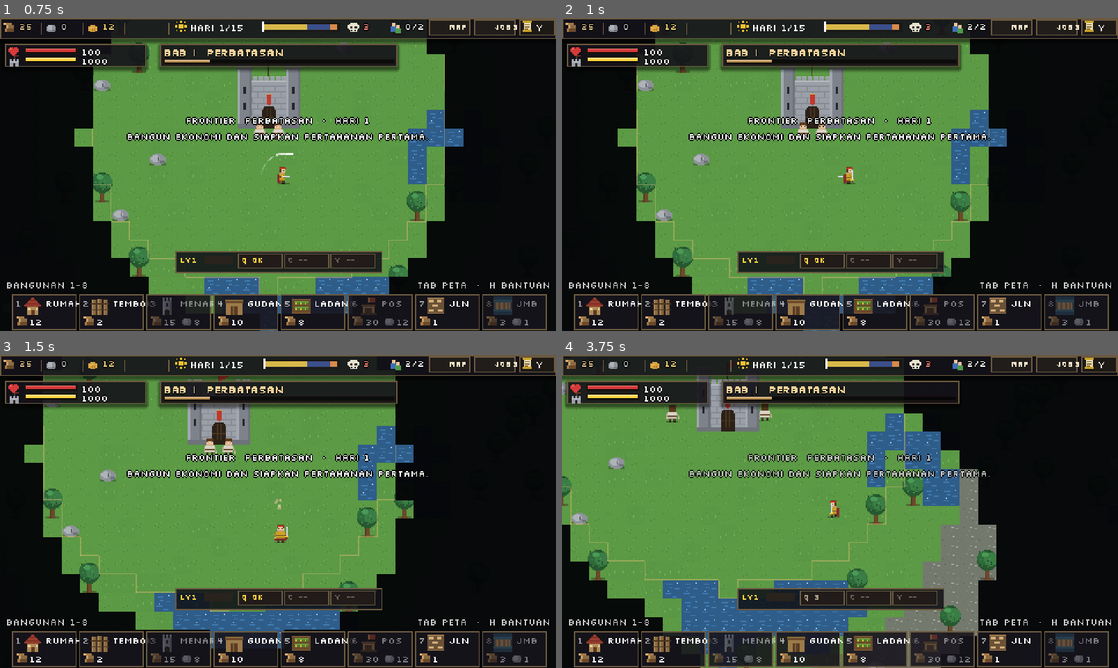
Above: before the commit, frames 1-4 (two rows, left to right).
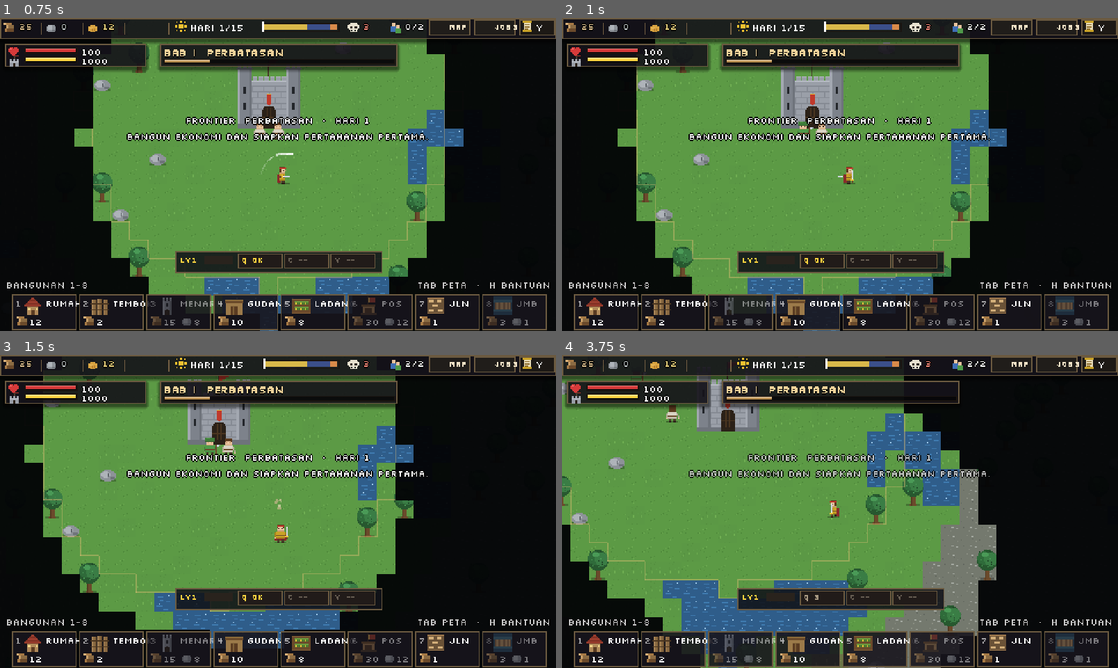
Above: after the commit, the same moments.

Repository: shimleabyte/hold-the-keep
Game: Godot game, scene res://scenes/main.tscn
Two runs of this game, one before a commit and one after it. Both use one fixed random seed, a clock stepped at 60 frames per second and the inputs below.
Inputs (mouse positions are in pixels of both pictures, inside the frame that each line leads up to):
- Up to frame 1 (0.75 s): tap Enter at 0.5 s; move the mouse to (400, 158) at 0.52 s; hold D (move_right) from 0.53 s (still down); tap C (ability_cleave) at 0.6 s; click (400, 158) at 0.67 s
- Up to frame 2 (1 s): keep holding D (move_right); tap Space at 0.77 s
- Up to frame 3 (1.5 s): move the mouse to (166, 527) at 1.27 s; release D (move_right) at 1.28 s; hold S (move_down) from 1.28 s (still down); tap Q (ability_dash) at 1.35 s
- Up to frame 4 (3.75 s): tap Space at 1.52, 3.02 s; move the mouse to (895, 442) at 2.02 s; release S (move_down) at 2.03 s; hold D (move_right) 2.03-2.78 s; tap V (ability_rally) at 2.1 s; move the mouse to (812, 574) at 2.77 s; hold W (move_up) 2.78-3.53 s; tap F (attack) at 2.85 s; click (812, 574) at 2.92 s; move the mouse to (1006, 558) at 3.52 s; hold A (move_left) from 3.53 s (still down); hold E (interact) from 3.53 s (still down)

Frame 1 is identical in both runs. In frame 2, less than 0.1% of the frame differs, in the area x 42-46%, y 33-38%; in frame 3, less than 0.1%; in frame 4, less than 0.1%, in the area x 12-38%, y 6-22%.
Error before the commit: Trying to assign an array of type "Array" to a variable of type "Array[String]". (res://scripts/systems/village.gd:17)

Commit message:
Fix typed job priority and navigation test cells

Diff:
--- a/scripts/systems/village.gd
+++ b/scripts/systems/village.gd
@@ -14,7 +14,7 @@
 var world
 var nav
 var quota := {"woodcutter": 1, "miner": 0, "farmer": 0, "builder": 0, "soldier": 0}
-var job_priority: Array[String] = JOBS.duplicate()
+var job_priority: Array[String] = ["woodcutter", "miner", "farmer", "builder", "soldier"]
 
 var _spawn_t := 0.0
 var _assign_t := 0.0
--- a/tests/workplace_assignments.gd
+++ b/tests/workplace_assignments.gd
@@ -17,8 +17,11 @@
                     continue
                 if not main.world.is_buildable(cell) or main.world.occupied.has(cell):
                     continue
-                if not require_reachable or not main.nav.path_adjacent(main.player.position, [cell]).is_empty():
-                    return cell
+                if require_reachable:
+                    var target_cells: Array[Vector2i] = [cell]
+                    if main.nav.path_adjacent(main.player.position, target_cells).is_empty():
+                        continue
+                return cell
     return Vector2i(-1, -1)
 
 
